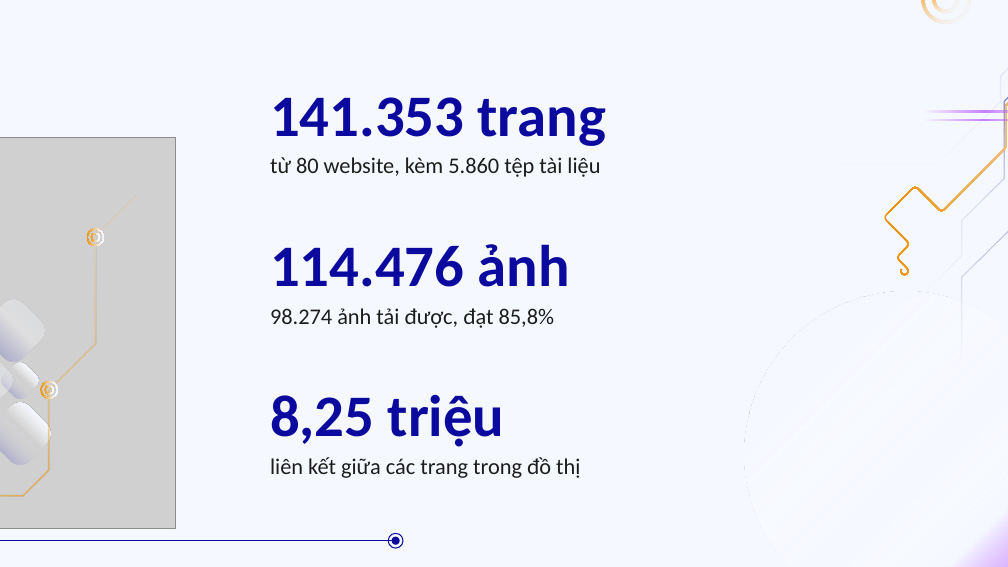
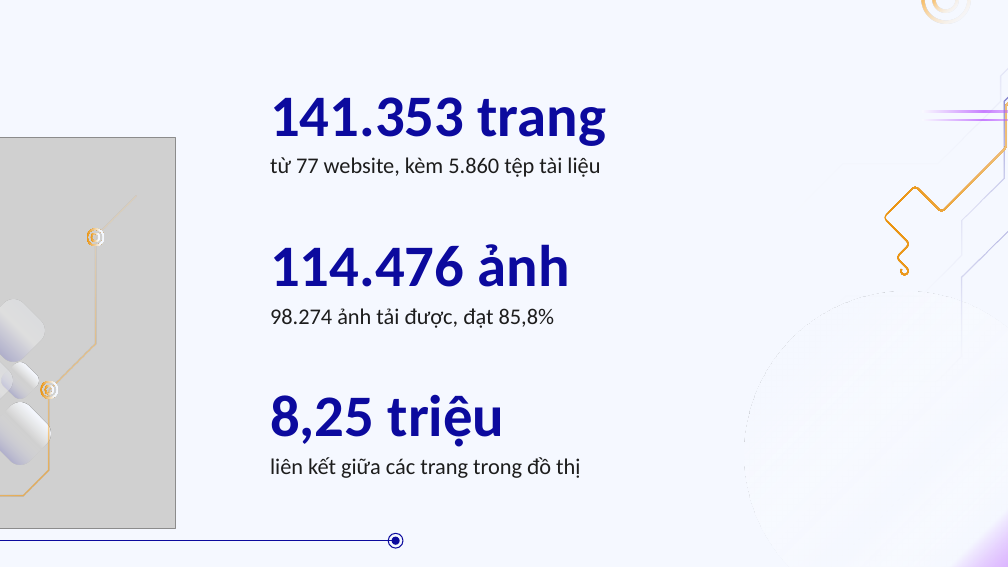
Before and after one commit to doanan293/WebCorpusPipeline, a slide deck: slide 24 of docs/presentation/BAT-thu-thap-boc-tach-tim-kiem.pptx (slide 22 before the commit). Drawn at 1008x567 pixels with LibreOffice and Linux fonts; fonts in the diff are those of the drawing; grey boxes stand for pictures. Boxes give left, top, right and bottom in pixels: in the first picture for what was removed or moved away, otherwise in the second. Text is boxed around its words. In the diff, an @@ line names an element or a change of style, - is before the commit and + after.

```diff
--- a/docs/presentation/BAT-thu-thap-boc-tach-tim-kiem.pptx
+++ b/docs/presentation/BAT-thu-thap-boc-tach-tim-kiem.pptx
@@ subtitle at [270, 157, 600, 177]: text changed @@
-từ 80 website, kèm 5.860 tệp tài liệu
+từ 77 website, kèm 5.860 tệp tài liệu
```
Also in this commit, not shown: 4 other slides changed, 3 slides added, 1 slide removed, 3 other files.
